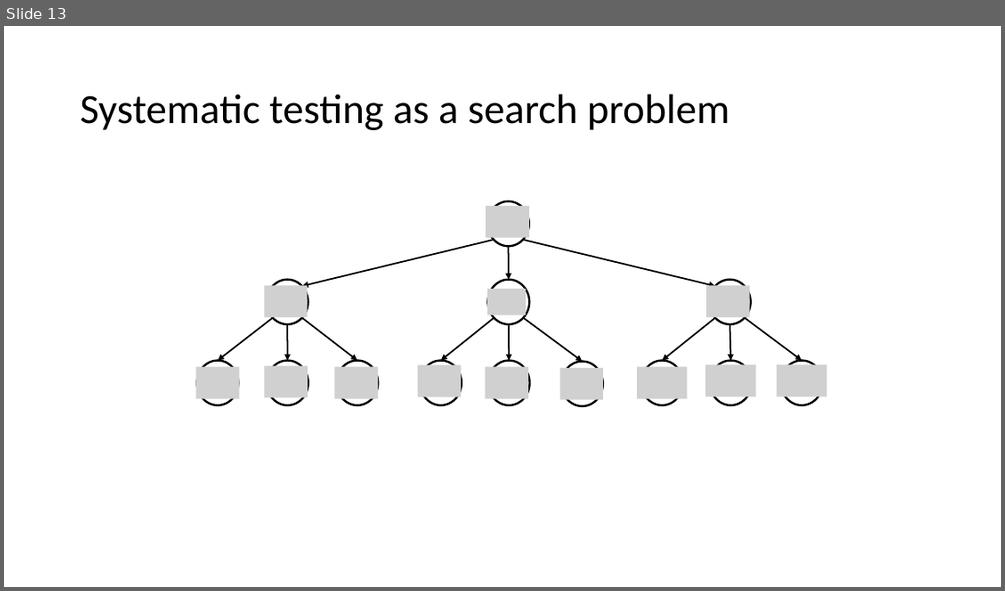
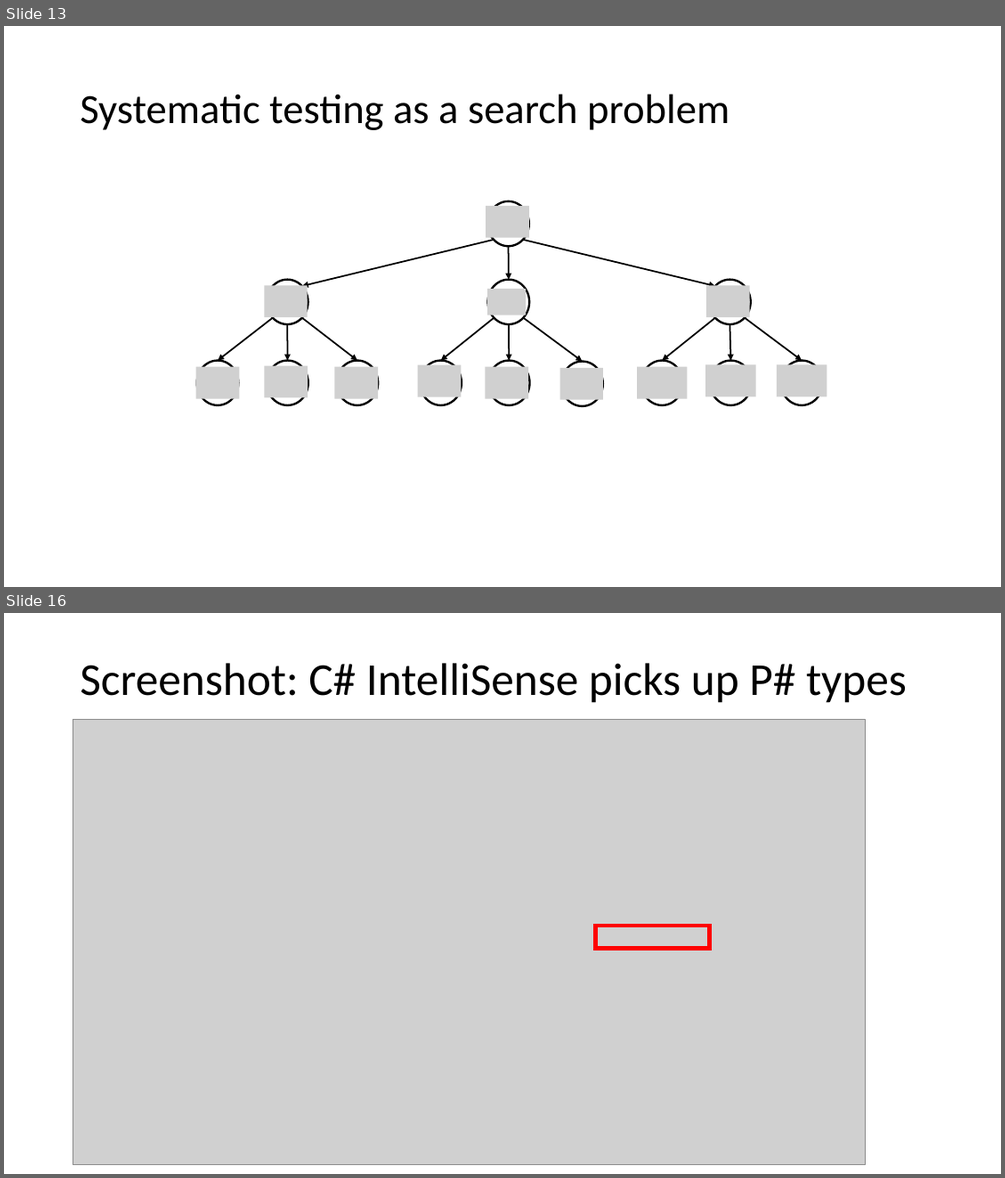
Before and after one commit to p-org/P, a slide deck: Tutorial/P-tutorial.pptx. Shown one above the other, each under a label of ours: slide 13 before the commit, slides 13 and 16 after it; the slides between them are not shown. The pictures are 1005x591 and 1005x1178 pixels, drawn with LibreOffice and Linux fonts; fonts in the diff are those of the drawing; grey boxes stand for pictures. Boxes give left, top, right and bottom in pixels: in the first picture for what was removed or moved away, otherwise in the second. Text is boxed around its words. In the diff, an @@ line names an element or a change of style, - is before the commit and + after.

```diff
--- a/Tutorial/P-tutorial.pptx
+++ b/Tutorial/P-tutorial.pptx
@@ slide 16 added at [4,613,1001,1174], background #FFFFFF @@
@@ title added at [80,663,906,703], 44 pt, text #000000 @@
+Screenshot: C# IntelliSense picks up P# types
@@ picture added at [73,719,866,1165] @@
@@ rectangle added at [596,925,709,949], outline #FF0000 4 pt @@
```
Also in this commit, not shown: 7 other slides added, 4 other files.
